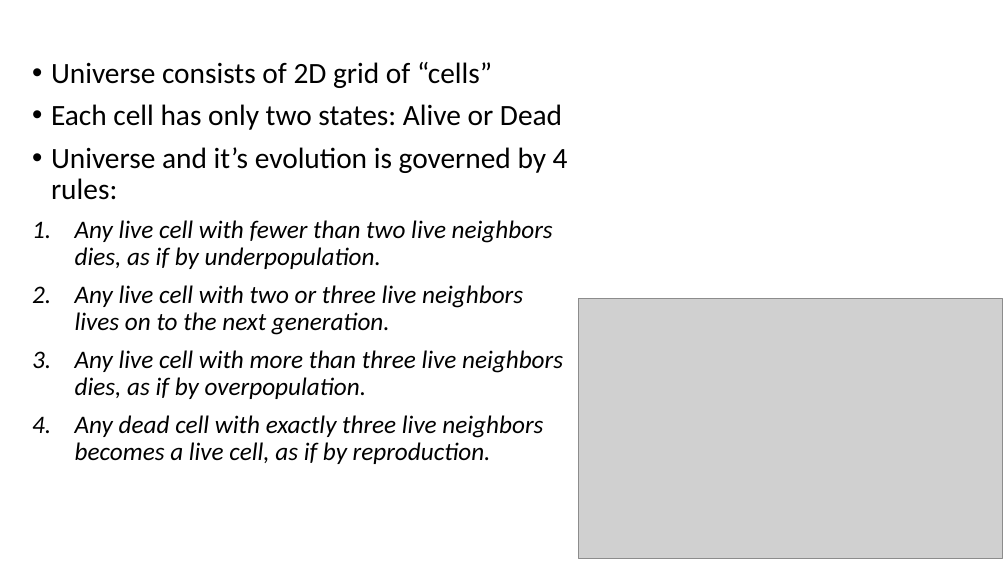
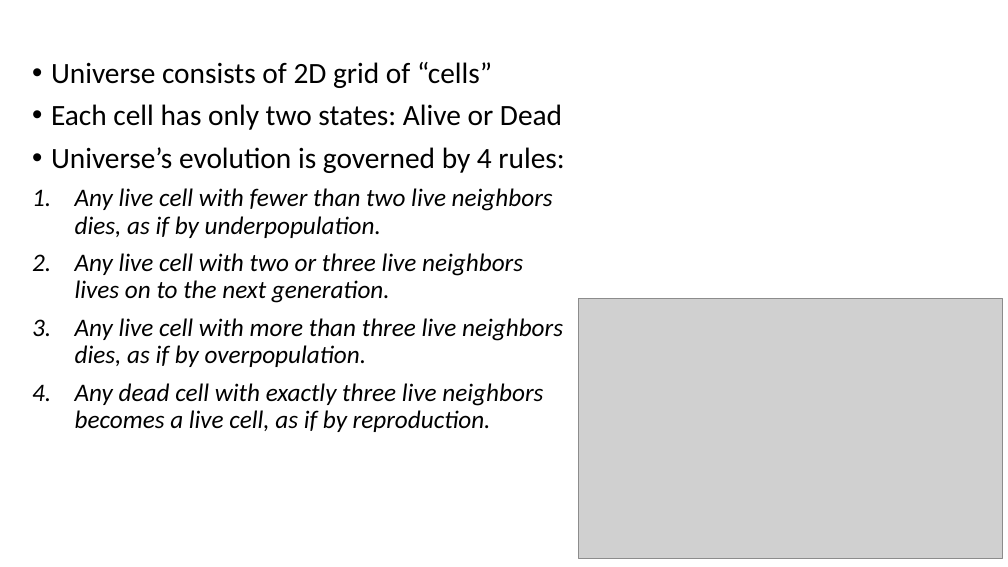
Before and after one commit to v4o6/multiplayer-life, a slide deck: slide 3 of Presentation1.pptx. Drawn at 1008x567 pixels with LibreOffice and Linux fonts; fonts in the diff are those of the drawing; grey boxes stand for pictures. Boxes give left, top, right and bottom in pixels: in the first picture for what was removed or moved away, otherwise in the second. Text is boxed around its words. In the diff, an @@ line names an element or a change of style, - is before the commit and + after.

```diff
--- a/Presentation1.pptx
+++ b/Presentation1.pptx
@@ text at box(51, 147, 564, 173): text changed @@
-• Universe and it’s evolution is governed by 4 rules:
+• Universe’s evolution is governed by 4 rules:
```
